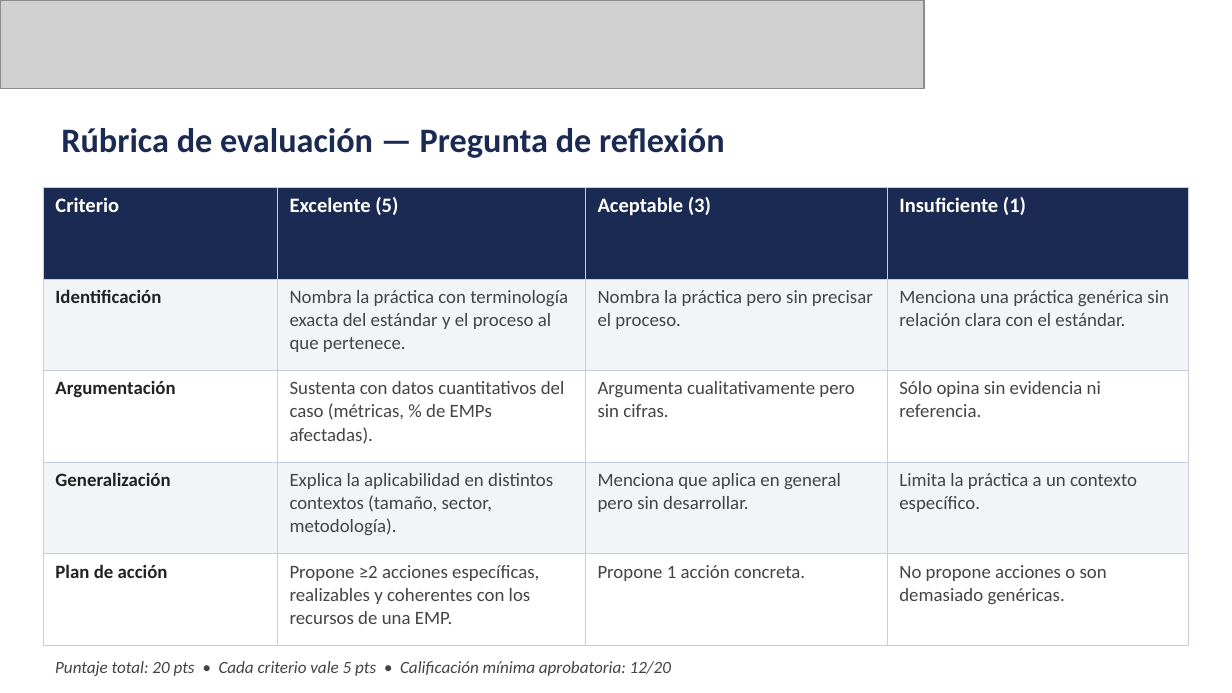
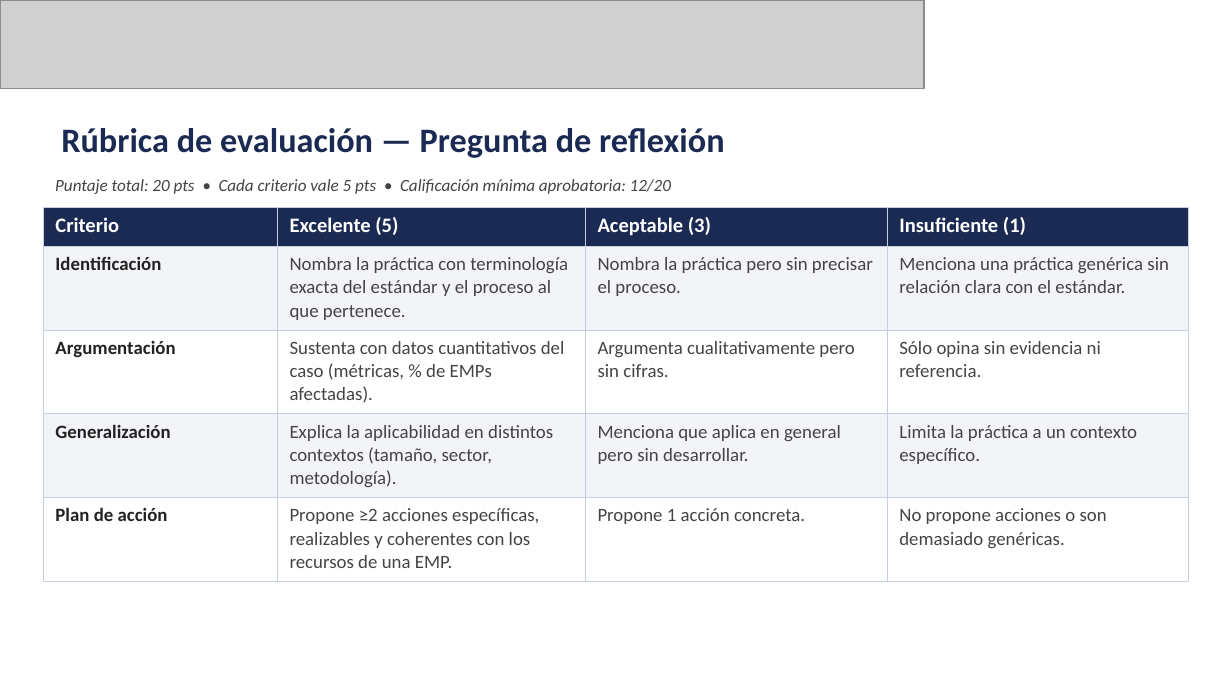
Before and after one commit to cesarabs54/Q6-NRC-1384-EMCDS, a slide deck: slide 8 of Semana_3/Semana_3_ISO_IEC_29110.pptx. Drawn at 1232x693 pixels with LibreOffice and Linux fonts; fonts in the diff are those of the drawing; grey boxes stand for pictures; background and template pictures are left out. Boxes give left, top, right and bottom in pixels: in the first picture for what was removed or moved away, otherwise in the second. Text is boxed around its words. In the diff, an @@ line names an element or a change of style, - is before the commit and + after.

```diff
--- a/Semana_3/Semana_3_ISO_IEC_29110.pptx
+++ b/Semana_3/Semana_3_ISO_IEC_29110.pptx
@@ text "Puntaje total: 20 pts • ...": place and size @@
-text "Puntaje total: 20 pts • ..." at (55, 661, 671, 676)
+text "Puntaje total: 20 pts • ..." at (55, 179, 671, 194)
@@ table: place and size @@
-table at (43, 187, 1189, 646)
+table at (43, 207, 1189, 582)
```
Also in this commit, not shown: 2 other slides changed, 5 other files.
